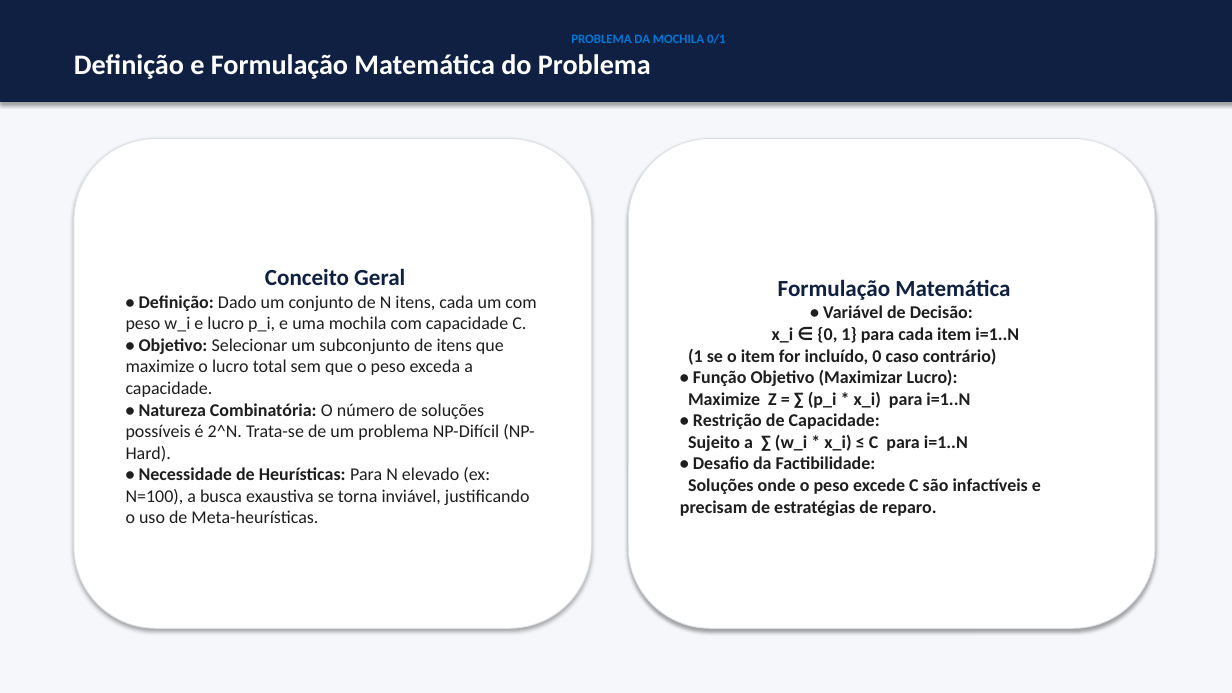
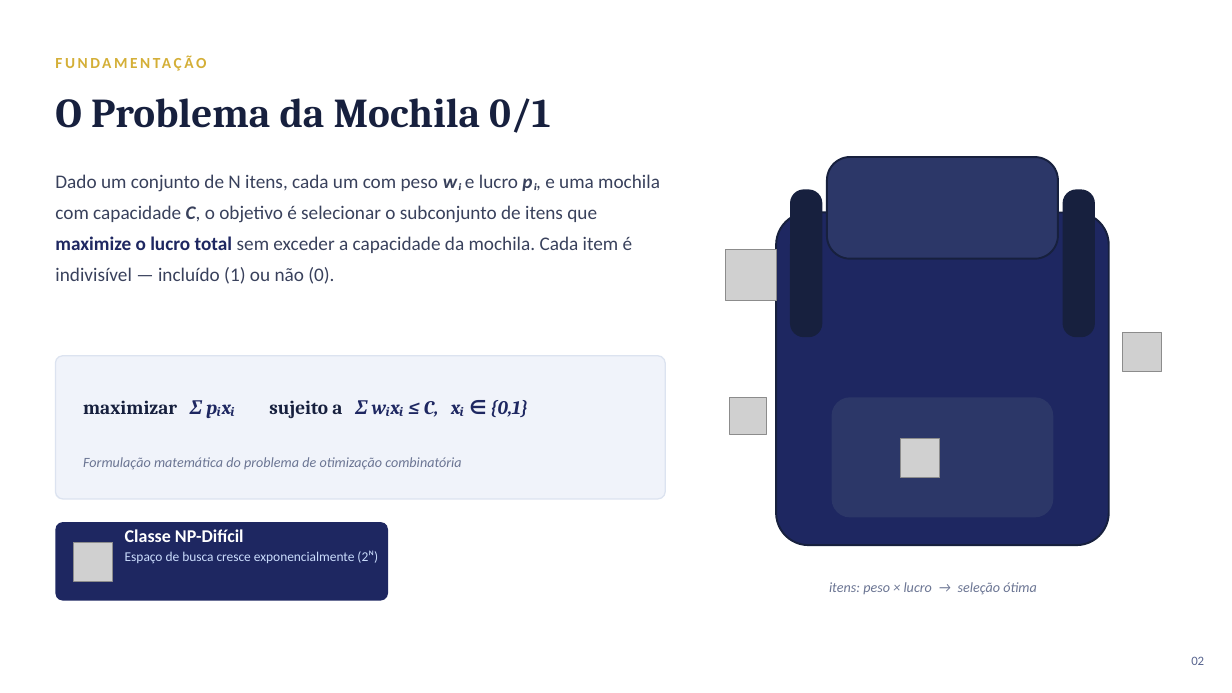
Before and after one commit to MayconCarpes/Mochila01, a slide deck: slide 2 of Mochila01_MetaHeuristicas_TabuVsAG.pptx. Drawn at 1232x693 pixels with LibreOffice and Linux fonts; fonts in the diff are those of the drawing; grey boxes stand for pictures. Boxes give left, top, right and bottom in pixels: in the first picture for what was removed or moved away, otherwise in the second. Text is boxed around its words. In the diff, an @@ line names an element or a change of style, - is before the commit and + after.

```diff
--- a/Mochila01_MetaHeuristicas_TabuVsAG.pptx
+++ b/Mochila01_MetaHeuristicas_TabuVsAG.pptx
@@ rectangle removed at [0,0,1232,693] @@
@@ text added at [55,46,795,79], 12 pt, text #D4AF37, bold @@
+FUNDAMENTAÇÃO
@@ text "O Problema da Mochila 0/1": place and size @@
-text "O Problema da Mochila 0/1" at [0,0,1232,102]
+text "O Problema da Mochila 0/1" at [55,98,550,133]
@@ text "O Problema da Mochila 0/1" at [55,98,550,133]: fill #0F2043 to none; outline #0F2043 0.75 pt to none; shadow off @@
@@ text at [55,98,550,133]: text changed; size 22 to 32 pt; font Calibri to Cambria; text colour #FFFFFF to #17203E @@
-PROBLEMA DA MOCHILA 0/1
-Definição e Formulação Matemática do Problema
+O Problema da Mochila 0/1
@@ rounded rectangle removed at [628,139,1155,628] @@
-Formulação Matemática
-• Variável de Decisão:
-x_i ∈ {0, 1} para cada item i=1..N
-(1 se o item for incluído, 0 caso contrário)
-• Função Objetivo (Maximizar Lucro):
-Maximize Z = ∑ (p_i * x_i) para i=1..N
-• Restrição de Capacidade:
-Sujeito a ∑ (w_i * x_i) ≤ C para i=1..N
-• Desafio da Factibilidade:
-Soluções onde o peso excede C são infactíveis e precisam de estratégias de reparo.
@@ text at [55,174,660,284]: text changed; size 14 to 15 pt; text colour #1E1E1E to #39415C @@
-Conceito Geral
-• Definição: Dado um conjunto de N itens, cada um com peso w_i e lucro p_i, e uma mochila com capacidade C.
-• Objetivo: Selecionar um subconjunto de itens que maximize o lucro total sem que o peso exceda a capacidade.
-• Natureza Combinatória: O número de soluções possíveis é 2^N. Trata-se de um problema NP-Difícil (NP-Hard).
-• Necessidade de Heurísticas: Para N elevado (ex: N=100), a busca exaustiva se torna inviável, justificando o uso de Meta-heurísticas.
+Dado um conjunto de N itens, cada um com peso wᵢ e lucro pᵢ, e uma mochila com capacidade C, o objetivo é selecionar o subconjunto de itens que maximize o lucro total sem exceder a capacidade da mochila. Cada item é indivisível — incluído (1) ou não (0).
@@ text "Dado um conjunto de N ...": place and size @@
-text "Dado um conjunto de N ..." at [74,139,592,628]
+text "Dado um conjunto de N ..." at [55,174,660,284]
@@ text "Dado um conjunto de N ..." at [55,174,660,284]: vertical alignment middle to top; fill #FFFFFF to none; outline #DCE1E6 0.75 pt to none; shadow off @@
@@ rounded rectangle added at [827,157,1058,259], fill #2C3768, outline #17203E 1.5 pt @@
@@ rounded rectangle added at [790,189,823,337], fill #17203E @@
@@ rounded rectangle added at [1063,189,1095,337], fill #17203E @@
@@ rounded rectangle added at [776,213,1109,545], fill #1E2761, outline #17203E 1.5 pt @@
@@ picture added at [726,250,776,300] @@
@@ rounded rectangle added at [55,356,665,499], fill #F0F3FA, outline #DCE3F0 1 pt @@
@@ picture added at [1123,333,1162,372] @@
@@ text added at [83,400,528,418], 15 pt, text #1E2761, bold, italic @@
+maximizar Σ pᵢxᵢ sujeito a Σ wᵢxᵢ ≤ C, xᵢ ∈ {0,1}
@@ picture added at [730,397,767,434] @@
@@ rounded rectangle added at [832,397,1054,518], fill #2C3768 @@
@@ picture added at [901,439,940,478] @@
@@ text added at [83,457,461,469], 11 pt, text #6B7593, italic @@
+Formulação matemática do problema de otimização combinatória
@@ rounded rectangle added at [55,522,388,601], fill #1E2761 @@
@@ text added at [125,529,378,563], 10.5 pt, text #CADCFC @@
+Classe NP-Difícil
+Espaço de busca cresce exponencialmente (2ᴺ)
@@ picture added at [74,543,113,581] @@
@@ text added at [829,582,1037,595], 11 pt, text #6B7593, italic @@
+itens: peso × lucro → seleção ótima
@@ text added at [1191,656,1204,665], 10 pt, text #5A6690 @@
+02
```
Also in this commit, not shown: 5 other slides changed, 6 slides added, 6 slides removed.
